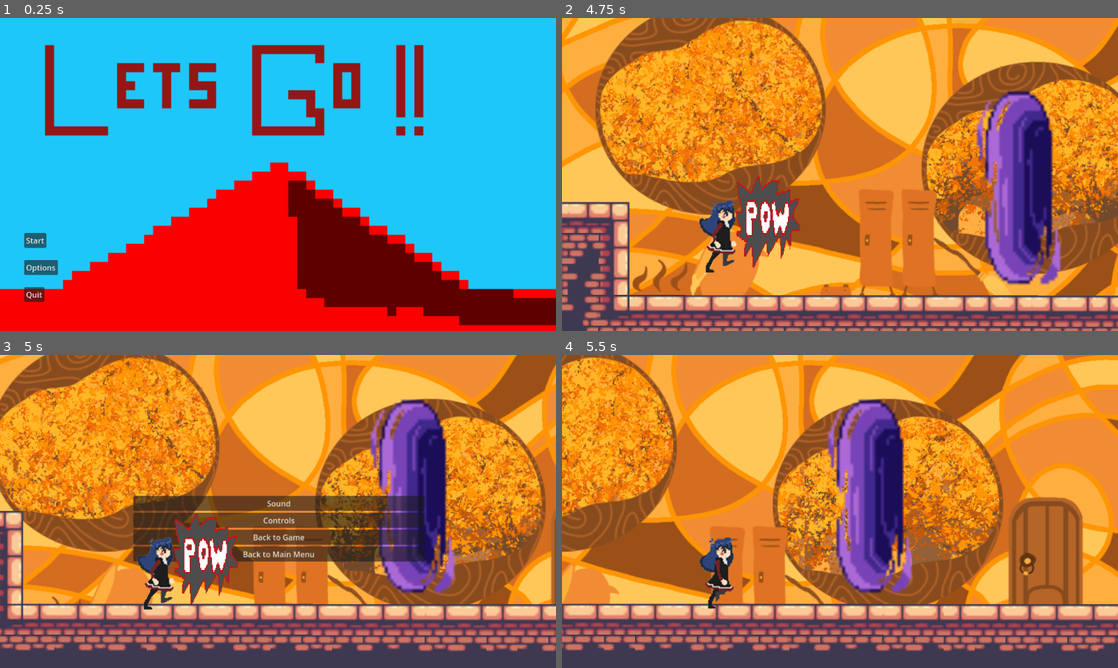
Above: before the commit, frames 1-4 (two rows, left to right).
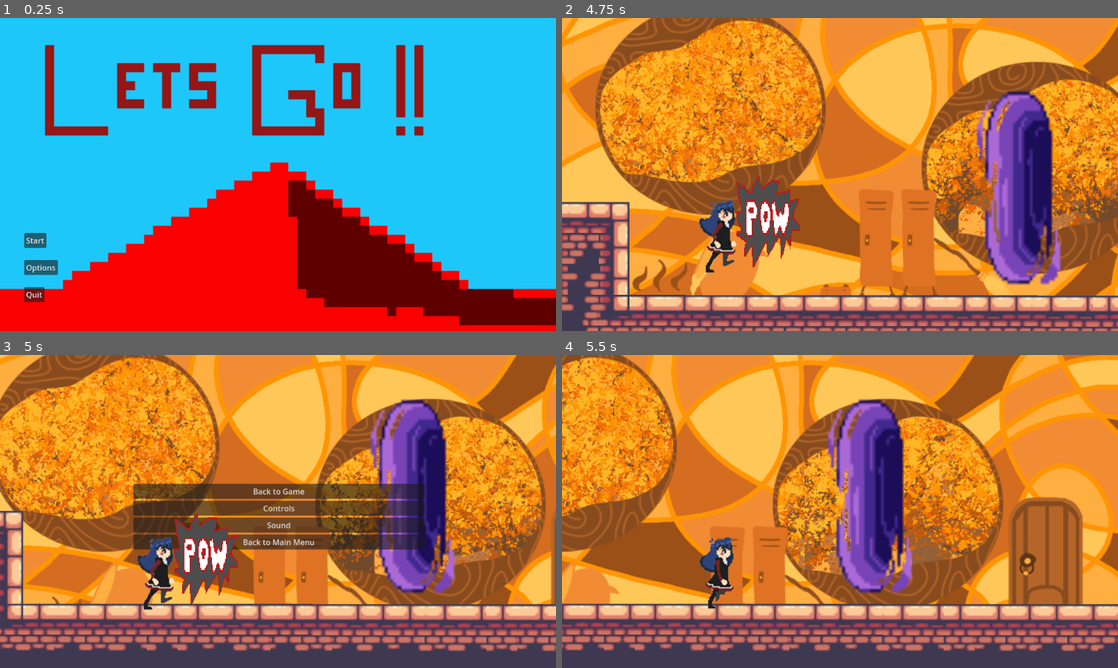
Above: after the commit, the same moments.

Repository: MetaToshi/dimension-hopping-oceans-9
Game: Godot game, scene res://Scripts/main_menu.tscn
Two runs of this game, one before a commit and one after it. Both use one fixed random seed, a clock stepped at 60 frames per second and the inputs below.
Inputs:
- Up to frame 1 (0.25 s): no input
- Up to frame 2 (4.75 s): click "Start" at 0.5 s; tap E (attack) every 0.75 s from 1.35 to 4.35 s; tap Up (jump) at 1.52, 2.27, 3.77, 4.52 s; tap Enter at 3.5 s
- Up to frame 3 (5 s): tap Escape (pause) at 4.9 s
- Up to frame 4 (5.5 s): click "Back to Game" at 5 s

Frames 1-2 are identical in both runs. In frame 3, 6.0% of the frame differs, in the area x 23-77%, y 41-66%; in frame 4, nothing differs.

Commit message:
Pause Menu Adjustments
I added a new asset for the Controls and adjusted the UI positions for the menu buttons and Control Image location.

Diff:
--- a/Collage Dimension Hopping 170 game/mainscene.gd
+++ b/Collage Dimension Hopping 170 game/mainscene.gd
@@ -5,7 +5,7 @@
 	if Input.is_action_just_pressed("pause"):
 		$PauseMenu.visible = true
 		$PauseMenu.position = $Player.position
-		$PauseMenu.position.y -= 200
+		$PauseMenu.position.y -= 225
 		$PauseMenu.position.x -= 50
 		get_tree().paused = true
 
@@ -23,8 +23,13 @@
 func _on_controls_pressed():
 	$ControlMenuX.position = $PauseMenu.position
 	$ControlMenu.position = $PauseMenu.position
-	$ControlMenu.position.y += 100
-	$ControlMenu.position.x += 325
+
+	$ControlMenu.position.y -= 90
+	$ControlMenu.position.x += 310
+
+	$ControlMenuX.position.y -= 190
+	$ControlMenuX.position.x += 655
+
 	$ControlMenuX.visible = true
 	$ControlMenu.visible = true
 
--- a/Collage Dimension Hopping 170 game/mainscene.tscn
+++ b/Collage Dimension Hopping 170 game/mainscene.tscn
@@ -6,14 +6,14 @@
 [ext_resource type="Texture2D" uid="uid://c7b8q64rliehf" path="res://TestAssets/dim1bg1.png" id="4_tkkuu"]
 [ext_resource type="Texture2D" uid="uid://v45mfdbpbs6o" path="res://TestAssets/Terrain (32x32).png" id="4_tu1kj"]
 [ext_resource type="Texture2D" uid="uid://hsnitrf70wgv" path="res://TestAssets/dim1bg1alt.png" id="5_df8bd"]
-[ext_resource type="PackedScene" uid="uid://bn7iewmepe4w8" path="res://Characters/enemy.tscn" id="5_sf8g2"]
+[ext_resource type="PackedScene" uid="uid://bli3i1kbgasu2" path="res://Characters/enemy.tscn" id="5_sf8g2"]
 [ext_resource type="Texture2D" uid="uid://ct43isrbb05tf" path="res://TestAssets/Background_Dimention2_NoEyes.png" id="6_uqaig"]
 [ext_resource type="Texture2D" uid="uid://bc12lfq6flxut" path="res://TestAssets/testPortal.png" id="7_jv475"]
 [ext_resource type="Script" path="res://Scripts/Portal.gd" id="8_ipvwj"]
 [ext_resource type="Script" path="res://TestPortal2.gd" id="9_d7uj5"]
 [ext_resource type="PackedScene" uid="uid://b44mbxo0yuf7m" path="res://Scripts/sprite_2d.tscn" id="10_e3c4m"]
 [ext_resource type="PackedScene" uid="uid://chqeb7j5ym2g8" path="res://Scripts/mainmenu.tscn" id="11_l4yfr"]
-[ext_resource type="Texture2D" uid="uid://hu3yr8f6le1k" path="res://TestAssets/controls.png" id="13_v4h0e"]
+[ext_resource type="Texture2D" uid="uid://rtfa88uouejn" path="res://Assets/game_project_tutorial_image.webp" id="14_g383w"]
 
 [sub_resource type="TileSetAtlasSource" id="TileSetAtlasSource_416lw"]
 resource_name = "normaltiles"
@@ -1681,17 +1681,17 @@
 offset_bottom = -10.0
 alignment = 1
 
+[node name="Back to Game" type="Button" parent="PauseMenu"]
+layout_mode = 2
+text = "Back to Game"
+
+[node name="Controls" type="Button" parent="PauseMenu"]
+layout_mode = 2
+text = "Controls"
+
 [node name="Sound" type="Button" parent="PauseMenu"]
 layout_mode = 2
 text = "Sound"
-
-[node name="Controls" type="Button" parent="PauseMenu"]
-layout_mode = 2
-text = "Controls"
-
-[node name="Back to Game" type="Button" parent="PauseMenu"]
-layout_mode = 2
-text = "Back to Game"
 
 [node name="Back to Main Menu" type="Button" parent="PauseMenu"]
 layout_mode = 2
@@ -1701,8 +1701,8 @@
 [node name="ControlMenu" type="Sprite2D" parent="."]
 visible = false
 position = Vector2(302, 130)
-scale = Vector2(0.3, 0.3)
-texture = ExtResource("13_v4h0e")
+scale = Vector2(0.6, 0.6)
+texture = ExtResource("14_g383w")
 
 [node name="ControlMenuX" type="Button" parent="."]
 process_mode = 2
Binary file added: Collage Dimension Hopping 170 game/Assets/game_project_tutorial_image.webp
Not shown, added: Collage Dimension Hopping 170 game/Assets/game_project_tutorial_image.webp.import
Not shown: 1 places in Collage Dimension Hopping 170 game/mainscene.tscn that only renumber resources
